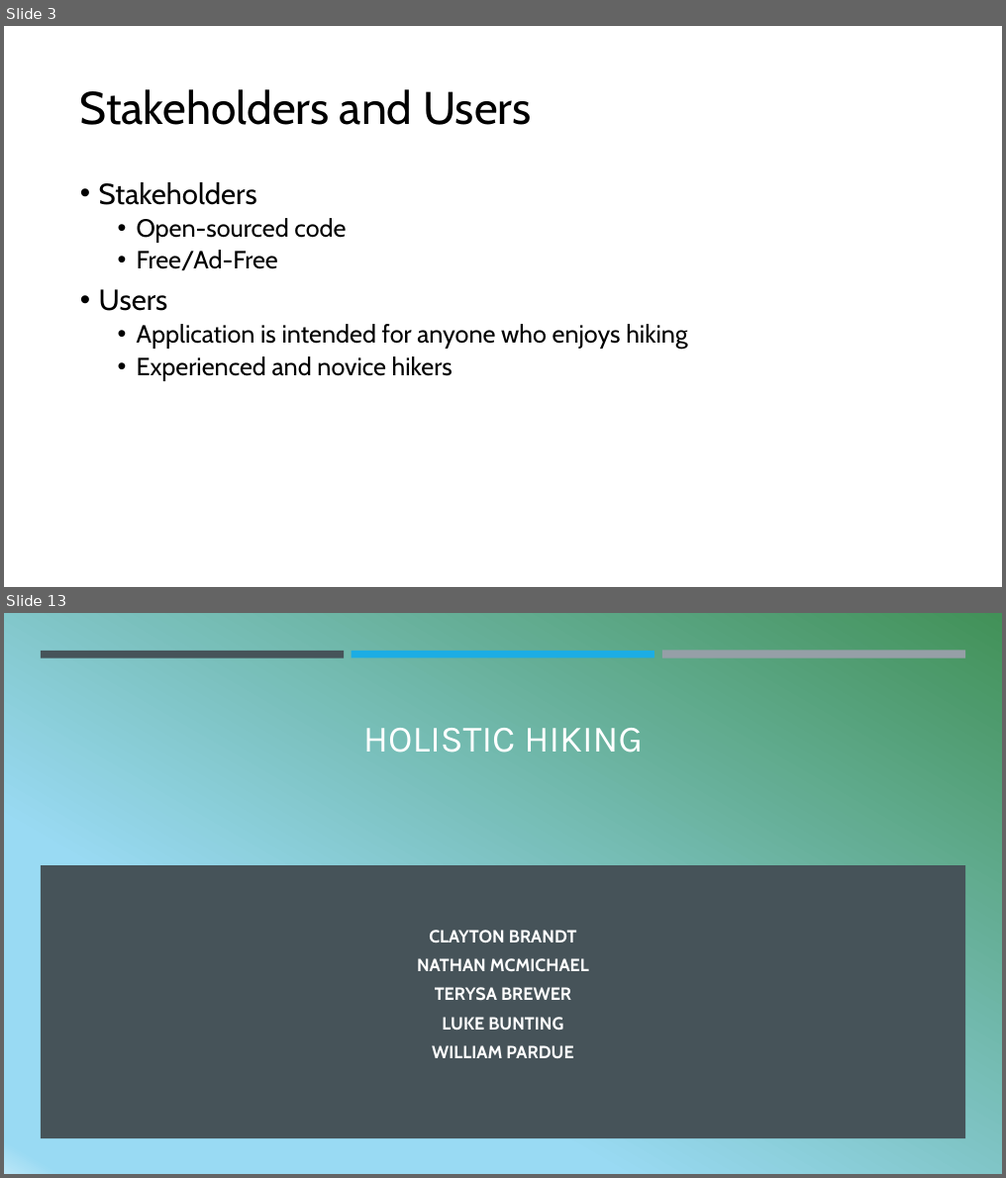
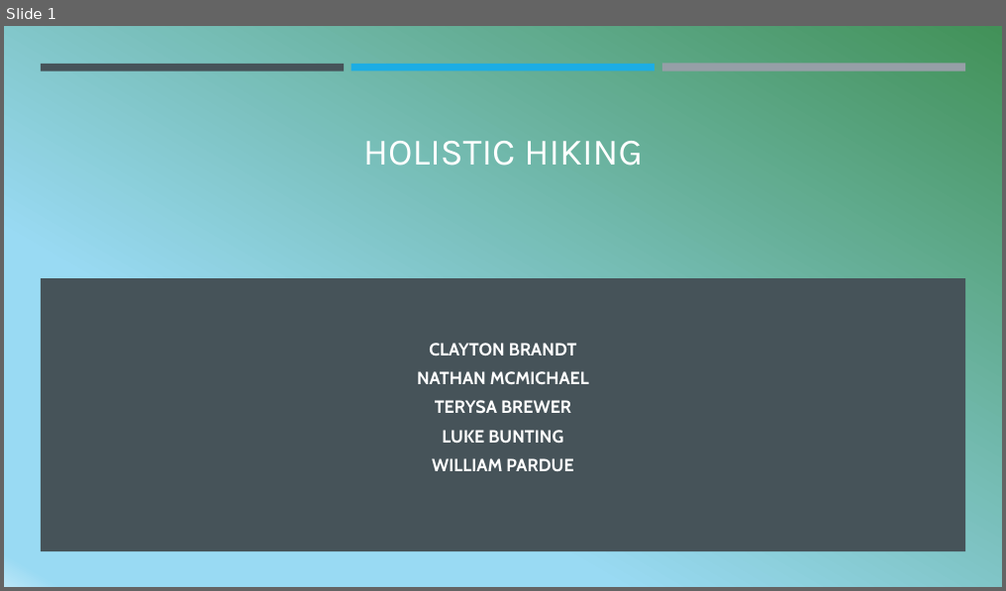
Before and after one commit to Clayton-Brandt/Holistic-Hiking, a slide deck: documents/Holistic Hiking Sprint 1.pptx. Shown one above the other, each under a label of ours: slides 3 and 13 before the commit, slide 1 after it; the slides between them are not shown. The pictures are 1006x1178 and 1006x591 pixels, drawn with LibreOffice and Linux fonts; fonts in the diff are those of the drawing. Boxes give left, top, right and bottom in pixels: in the first picture for what was removed or moved away, otherwise in the second. Text is boxed around its words. In the diff, an @@ line names an element or a change of style, - is before the commit and + after.

```diff
--- a/documents/Holistic Hiking Sprint 1.pptx
+++ b/documents/Holistic Hiking Sprint 1.pptx
@@ slide 3 removed at bbox=[4, 26, 1002, 587], background #FFFFFF @@
@@ title removed at bbox=[80, 89, 532, 125] @@
-Stakeholders and Users
@@ text removed at bbox=[99, 182, 687, 381] @@
-• Stakeholders
-  • Open-sourced code
-  • Free/Ad-Free
-• Users
-  • Application is intended for anyone who enjoys hiking
-  • Experienced and novice hikers
@@ what was slide 13 is now slide 1 @@
```
Also in this commit, not shown: 3 slides changed, 11 other slides removed.
